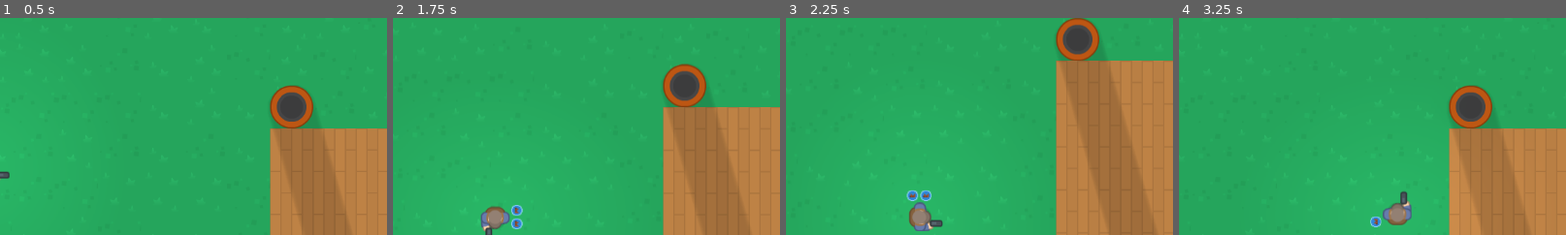
Above: before the commit, frames 1-4 (left to right).
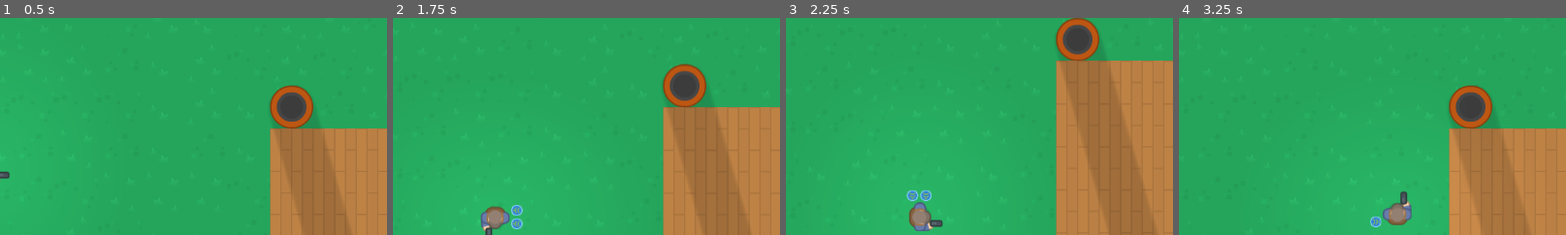
Above: after the commit, the same moments.

Repository: ChristopherDebray/godot_base
Game: Godot game, scene res://scenes/level/levels/level_test.tscn
Two runs of this game, one before a commit and one after it. Both use one fixed random seed, a clock stepped at 60 frames per second and the inputs below.
Inputs (mouse positions are % of the whole screen's width and height, from its top left):
- Up to frame 1 (0.5 s): no input
- Up to frame 2 (1.75 s): tap Enter at 0.5 s; move the mouse to (72, 45) at 0.52 s; hold D (right) 0.53-1.28 s; tap 3 (b_3_action) at 0.6, 1.55 s; click (72, 45) at 0.8 s; move the mouse to (30, 55) at 1.27 s; hold S (down) from 1.28 s (still down); click (30, 55) at 1.35 s
- Up to frame 3 (2.25 s): move the mouse to (60, 28) at 2.02 s; release S (down) at 2.03 s; hold D (right) from 2.03 s (still down); tap 3 (b_3_action) at 2.1 s
- Up to frame 4 (3.25 s): click (60, 28) at 2.3 s; move the mouse to (45, 70) at 2.77 s; release D (right) at 2.78 s; hold W (up) from 2.78 s (still down); click (45, 70) at 2.85 s; tap 3 (b_3_action) at 3.05 s
The pictures show only the part of the screen within x 15-65%, y 4-54%; the shares and areas given below are measured in that part.

Frame 1 is identical in both runs. In frame 2, less than 0.1% of the frame differs, in the area x 30-33%, y 87-97%; in frame 3, less than 0.1%; in frame 4, less than 0.1%.

Commit message:
feat: added lightning spell with separation of projectile and aoe spells

Diff:
--- /dev/null
+++ b/data/spells/spell_ressources/lightning.tres
@@ -0,0 +1,16 @@
+[gd_resource type="Resource" script_class="SpellData" load_steps=3 format=3 uid="uid://086pl2l2iel"]
+
+[ext_resource type="Script" uid="uid://diwutlct8ajdn" path="res://data/spells/spell_ressources/spell_data.gd" id="1_gagiv"]
+[ext_resource type="PackedScene" uid="uid://cg7gwadaqhbcx" path="res://scenes/spell_book/spell_scenes/lightning.tscn" id="1_ohq35"]
+
+[resource]
+script = ExtResource("1_gagiv")
+name = "lightning"
+damage = 25.0
+cooldown = 5.0
+effect = 5
+magnitude = 0.0
+range = 30.0
+main_element = 3
+scene = ExtResource("1_ohq35")
+metadata/_custom_type_script = "uid://diwutlct8ajdn"
--- a/data/spells/spells.gd
+++ b/data/spells/spells.gd
@@ -5,6 +5,7 @@
 
 const SPELLS: Dictionary = {
 	[Enums.ELEMENTS.FIRE, Enums.ELEMENTS.FIRE]: preload("res://data/spells/spell_ressources/fireball.tres"),
+	[Enums.ELEMENTS.WIND, Enums.ELEMENTS.FIRE]: preload("res://data/spells/spell_ressources/lightning.tres"),
 }
 
 const SPELLS_d: Dictionary = {
--- a/scenes/player/player.gd
+++ b/scenes/player/player.gd
@@ -15,7 +15,7 @@
 var input_to_element = {
 	"x_1_action": SpellEnums.ELEMENTS.WATER,
 	"y_2_action": SpellEnums.ELEMENTS.FIRE,
-	"b_3_action": SpellEnums.ELEMENTS.EARTH
+	"b_3_action": SpellEnums.ELEMENTS.WIND
 }
 
 const SPEED: float = 230.0
--- a/scenes/spell_book/spell_book.gd
+++ b/scenes/spell_book/spell_book.gd
@@ -7,7 +7,6 @@
 
 func _ready() -> void:
 	register_spells()
-	#spell_book.add_child()
 
 func _physics_process(_delta: float) -> void:
 	pass
@@ -38,8 +37,14 @@
 		return
 
 	var spellInstance = spell.scene.instantiate()
-	spellInstance.init(aim_direction, global_position)
+	handle_spell_init(spellInstance, aim_direction)
 	get_tree().root.add_child(spellInstance)
+
+func handle_spell_init(spellInstance: BaseSpell, aim_direction: Vector2):
+	if is_instance_of(spellInstance, ProjectileSpell):
+		spellInstance.init(aim_direction, global_position)
+	elif is_instance_of(spellInstance, AoeInstantSpell):
+		spellInstance.init(get_global_mouse_position())
 
 func register_spells():
 	for key in SpellData.SPELLS.keys():
--- /dev/null
+++ b/scenes/spell_book/spell_scenes/aoe_instant_spell.gd
@@ -0,0 +1,5 @@
+extends BaseSpell
+class_name AoeInstantSpell
+
+func init(target_pos: Vector2) -> void:
+	global_position = target_pos
--- a/scenes/spell_book/spell_scenes/base_spell.gd
+++ b/scenes/spell_book/spell_scenes/base_spell.gd
@@ -11,6 +11,7 @@
 @export var aoe_enabled: bool = true
 
 var sender: Node
+var _has_hit: bool = false
 
 @onready var animated_sprite_2d: AnimatedSprite2D = $AnimatedSprite2D
 @onready var lifetime_timer: Timer = $LifetimeTimer
@@ -19,21 +20,32 @@
 
 func _ready():
 	lifetime_timer.start(duration)
-	hitbox.connect("body_entered", Callable(self, "_on_hitbox_body_entered"))
 
 func _on_hitbox_body_entered(body):
 	if body != sender:
 		on_spell_hit(body)
 
 func on_spell_hit(body):
+	# @todo fix to allow spell to be aoe only or have both
 	if aoe_enabled:
-		area_of_effect.visible = true
 		for receiver in area_of_effect.get_overlapping_bodies():
 			apply_damage_and_effect(receiver)
 	else:
-		apply_damage_and_effect(body)
+		for receiver in area_of_effect.get_overlapping_bodies():
+			apply_damage_and_effect(receiver)
 
+	_has_hit = true
 	on_hit()
+
+func _on_area_of_effect_body_entered(body: Node2D) -> void:
+	on_aoe_hit()
+
+func on_aoe_hit():
+	for receiver in area_of_effect.get_overlapping_bodies():
+		apply_damage_and_effect(receiver)
+
+func activate_aoe():
+	area_of_effect.monitoring = true
 
 func apply_damage_and_effect(target):
 	var hurtable = target.get_node_or_null("Hurtable")
--- a/scenes/spell_book/spell_scenes/base_spell.tscn
+++ b/scenes/spell_book/spell_scenes/base_spell.tscn
@@ -18,3 +18,5 @@
 [node name="CollisionShape2D" type="CollisionShape2D" parent="AreaOfEffect"]
 
 [connection signal="timeout" from="LifetimeTimer" to="." method="_on_lifetime_timer_timeout"]
+[connection signal="body_entered" from="Hitbox" to="." method="_on_hitbox_body_entered"]
+[connection signal="body_entered" from="AreaOfEffect" to="." method="_on_area_of_effect_body_entered"]
--- a/scenes/spell_book/spell_scenes/firebolt.gd
+++ b/scenes/spell_book/spell_scenes/firebolt.gd
@@ -1,19 +1,12 @@
-extends "res://scenes/spell_book/spell_scenes/base_spell.gd"
-
-var _dir_of_travel: Vector2 = Vector2.ZERO
-const SPEED: float = 400.0
-
-func init(aim_direction: Vector2, start_pos: Vector2) -> void:
-	_dir_of_travel = aim_direction
-	global_position = start_pos
-	print(aim_direction)
+extends ProjectileSpell
 
 func _ready():
+	setup_on_ready()
 	animated_sprite_2d.play('repeat')
-	rotation = _dir_of_travel.angle()
-
-func _physics_process(delta: float) -> void:
-	position += SPEED * delta * _dir_of_travel
 
 func on_hit():
 	animated_sprite_2d.play('hit')
+
+func _on_animated_sprite_2d_animation_finished() -> void:
+	if animated_sprite_2d.animation == "hit":
+		queue_free()
--- a/scenes/spell_book/spell_scenes/firebolt.tscn
+++ b/scenes/spell_book/spell_scenes/firebolt.tscn
@@ -64,7 +64,7 @@
 "duration": 1.0,
 "texture": SubResource("AtlasTexture_qvx6v")
 }],
-"loop": true,
+"loop": false,
 "name": &"hit",
 "speed": 13.0
 }, {
@@ -94,10 +94,11 @@
 
 [node name="Firebolt" instance=ExtResource("1_g4hyk")]
 effect = 1
+aoe_enabled = false
 
 [node name="AnimatedSprite2D" parent="." index="0"]
 sprite_frames = SubResource("SpriteFrames_nuy3d")
-animation = &"repeat"
+animation = &"hit"
 
 [node name="CollisionShape2D" parent="Hitbox" index="0"]
 position = Vector2(6, 6)
@@ -108,3 +109,5 @@
 position = Vector2(6, 6)
 rotation = 1.57079
 shape = SubResource("CapsuleShape2D_kq6xw")
+
+[connection signal="animation_finished" from="AnimatedSprite2D" to="." method="_on_animated_sprite_2d_animation_finished"]
--- /dev/null
+++ b/scenes/spell_book/spell_scenes/lightning.gd
@@ -0,0 +1,13 @@
+extends AoeInstantSpell
+
+var _dir_of_travel: Vector2 = Vector2.ZERO
+const SPEED: float = 400.0
+
+func _ready():
+	animated_sprite_2d.play('repeat')
+
+func on_hit():
+	activate_aoe()
+
+func _on_animated_sprite_2d_animation_finished() -> void:
+	queue_free()
--- /dev/null
+++ b/scenes/spell_book/spell_scenes/lightning.tscn
@@ -0,0 +1,130 @@
+[gd_scene load_steps=20 format=3 uid="uid://cg7gwadaqhbcx"]
+
+[ext_resource type="PackedScene" uid="uid://dvi8nh3ajbj86" path="res://scenes/spell_book/spell_scenes/base_spell.tscn" id="1_7iq0p"]
+[ext_resource type="Script" uid="uid://cmhr5kywdkg28" path="res://scenes/spell_book/spell_scenes/lightning.gd" id="2_bp2nl"]
+[ext_resource type="Texture2D" uid="uid://c32hu64fcwqu3" path="res://assets/spells/Thunderstrike w blur.png" id="2_kbevb"]
+
+[sub_resource type="AtlasTexture" id="AtlasTexture_bp2nl"]
+atlas = ExtResource("2_kbevb")
+region = Rect2(0, 0, 64, 64)
+
+[sub_resource type="AtlasTexture" id="AtlasTexture_bimqf"]
+atlas = ExtResource("2_kbevb")
+region = Rect2(64, 0, 64, 64)
+
+[sub_resource type="AtlasTexture" id="AtlasTexture_66vu3"]
+atlas = ExtResource("2_kbevb")
+region = Rect2(128, 0, 64, 64)
+
+[sub_resource type="AtlasTexture" id="AtlasTexture_m6yrw"]
+atlas = ExtResource("2_kbevb")
+region = Rect2(192, 0, 64, 64)
+
+[sub_resource type="AtlasTexture" id="AtlasTexture_krpa7"]
+atlas = ExtResource("2_kbevb")
+region = Rect2(256, 0, 64, 64)
+
+[sub_resource type="AtlasTexture" id="AtlasTexture_q1jxa"]
+atlas = ExtResource("2_kbevb")
+region = Rect2(320, 0, 64, 64)
+
+[sub_resource type="AtlasTexture" id="AtlasTexture_h2en0"]
+atlas = ExtResource("2_kbevb")
+region = Rect2(384, 0, 64, 64)
+
+[sub_resource type="AtlasTexture" id="AtlasTexture_xuqbl"]
+atlas = ExtResource("2_kbevb")
+region = Rect2(448, 0, 64, 64)
+
+[sub_resource type="AtlasTexture" id="AtlasTexture_0r6y3"]
+atlas = ExtResource("2_kbevb")
+region = Rect2(512, 0, 64, 64)
+
+[sub_resource type="AtlasTexture" id="AtlasTexture_f5tu6"]
+atlas = ExtResource("2_kbevb")
+region = Rect2(576, 0, 64, 64)
+
+[sub_resource type="AtlasTexture" id="AtlasTexture_y2o5c"]
+atlas = ExtResource("2_kbevb")
+region = Rect2(640, 0, 64, 64)
+
+[sub_resource type="AtlasTexture" id="AtlasTexture_nx00b"]
+atlas = ExtResource("2_kbevb")
+region = Rect2(704, 0, 64, 64)
+
+[sub_resource type="AtlasTexture" id="AtlasTexture_ha3dp"]
+atlas = ExtResource("2_kbevb")
+region = Rect2(768, 0, 64, 64)
+
+[sub_resource type="SpriteFrames" id="SpriteFrames_uifw5"]
+animations = [{
+"frames": [{
+"duration": 1.0,
+"texture": SubResource("AtlasTexture_bp2nl")
+}, {
+"duration": 1.0,
+"texture": SubResource("AtlasTexture_bimqf")
+}, {
+"duration": 1.0,
+"texture": SubResource("AtlasTexture_66vu3")
+}, {
+"duration": 1.0,
+"texture": SubResource("AtlasTexture_m6yrw")
+}, {
+"duration": 1.0,
+"texture": SubResource("AtlasTexture_krpa7")
+}, {
+"duration": 1.4,
+"texture": SubResource("AtlasTexture_q1jxa")
+}, {
+"duration": 1.1,
+"texture": SubResource("AtlasTexture_h2en0")
+}, {
+"duration": 1.1,
+"texture": SubResource("AtlasTexture_xuqbl")
+}, {
+"duration": 1.1,
+"texture": SubResource("AtlasTexture_0r6y3")
+}, {
+"duration": 1.0,
+"texture": SubResource("AtlasTexture_f5tu6")
+}, {
+"duration": 1.0,
+"texture": SubResource("AtlasTexture_y2o5c")
+}, {
+"duration": 1.0,
+"texture": SubResource("AtlasTexture_nx00b")
+}, {
+"duration": 1.0,
+"texture": SubResource("AtlasTexture_ha3dp")
+}],
+"loop": false,
+"name": &"repeat",
+"speed": 13.0
+}]
+
+[sub_resource type="CircleShape2D" id="CircleShape2D_kbevb"]
+radius = 49.0
+
+[sub_resource type="CircleShape2D" id="CircleShape2D_bp2nl"]
+radius = 49.0
+
+[node name="Lightning" instance=ExtResource("1_7iq0p")]
+script = ExtResource("2_bp2nl")
+
+[node name="AnimatedSprite2D" parent="." index="0"]
+position = Vector2(0, -30)
+scale = Vector2(1.96461, 1.84441)
+sprite_frames = SubResource("SpriteFrames_uifw5")
+animation = &"repeat"
+frame = 12
+frame_progress = 1.0
+
+[node name="CollisionShape2D" parent="Hitbox" index="0"]
+shape = SubResource("CircleShape2D_kbevb")
+
+[node name="AreaOfEffect" parent="." index="3"]
+monitoring = false
+
+[node name="CollisionShape2D" parent="AreaOfEffect" index="0"]
+shape = SubResource("CircleShape2D_bp2nl")
--- /dev/null
+++ b/scenes/spell_book/spell_scenes/projectile_spell.gd
@@ -0,0 +1,19 @@
+extends BaseSpell
+class_name ProjectileSpell
+
+@export var SPEED: int = 400
+
+var _dir_of_travel: Vector2 = Vector2.ZERO
+
+func init(aim_direction: Vector2, start_pos: Vector2) -> void:
+	_dir_of_travel = aim_direction
+	global_position = start_pos
+
+# Act as the parent on ready
+func setup_on_ready():
+	rotation = _dir_of_travel.angle()
+
+func _physics_process(delta: float) -> void:
+	if (_has_hit):
+		return
+	position += SPEED * delta * _dir_of_travel
Binary file added: assets/spells/Thunderstrike w blur.png
Not shown, added: assets/spells/Thunderstrike w blur.png.import
Not shown, added: scenes/spell_book/spell_scenes/aoe_instant_spell.gd.uid
Not shown, added: scenes/spell_book/spell_scenes/lightning.gd.uid
Not shown, added: scenes/spell_book/spell_scenes/projectile_spell.gd.uid
